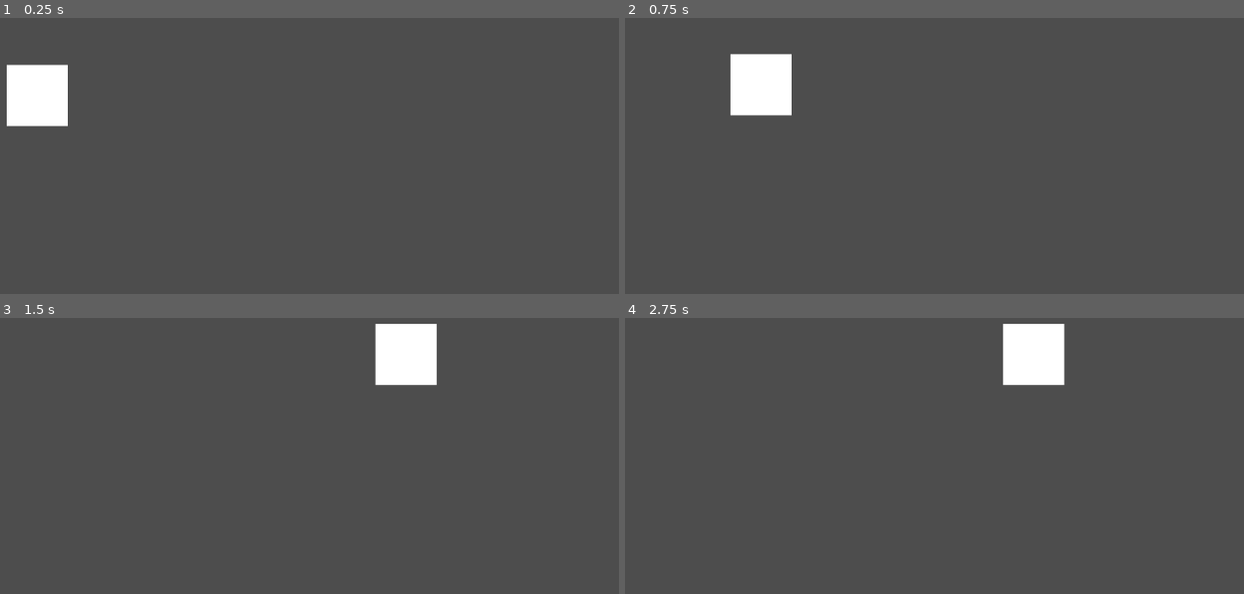
Above: before the commit, frames 1-4 (two rows, left to right).
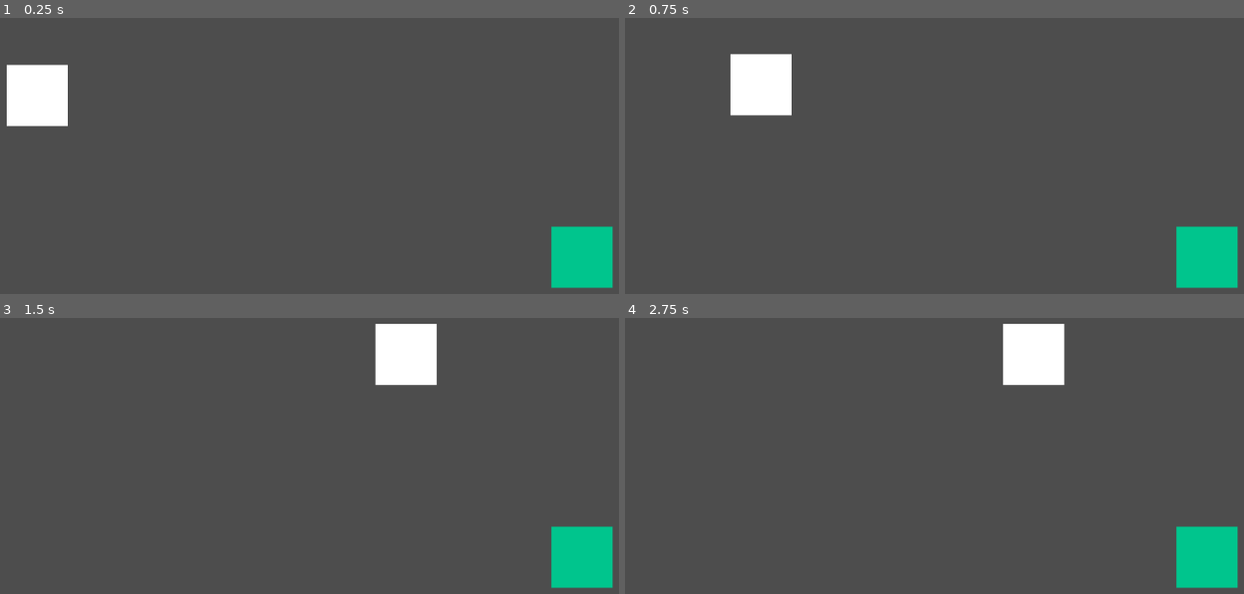
Above: after the commit, the same moments.

Repository: Shinuuuuu/BackToTheDaughter
Game: Godot game, scene res://scenes/t_testscene.tscn
Same seed, same stepped clock (60 frames per second), same inputs: the game is played once before the commit and once after it.
Inputs (mouse positions are in pixels of both pictures, inside the frame that each line leads up to):
- Up to frame 1 (0.25 s): no input
- Up to frame 2 (0.75 s): tap Enter at 0.5 s; drag from (662, 95) to (1033, 53) at 0.52 s
- Up to frame 3 (1.5 s): drag from (179, 472) to (408, 353) at 1.27 s
- Up to frame 4 (2.75 s): tap Space at 2 s; move the mouse to (1033, 353) at 2.02 s; click (1033, 353) at 2.1 s

The runs differ from the first frame. In frame 1, 2.2% of the frame differs, in the area x 89-100%, y 75-98%; in frame 2, 2.2%; in frame 3, 2.2%; in frame 4, 2.2%.

Commit message:
Updated Drag System + Added Droparea

Diff:
--- a/BackToTheDaughter-Godot/objects/DraggableObject.tscn
+++ b/BackToTheDaughter-Godot/objects/DraggableObject.tscn
@@ -1,24 +1,33 @@
-[gd_scene load_steps=4 format=3 uid="uid://dr3cqb6ix1h4i"]
+[gd_scene load_steps=6 format=3 uid="uid://dr3cqb6ix1h4i"]
 
 [ext_resource type="Script" path="res://scripts/DraggableObject.gd" id="1_pic5x"]
+
+[sub_resource type="RectangleShape2D" id="RectangleShape2D_srw7q"]
+size = Vector2(1.75, 1.75)
 
 [sub_resource type="QuadMesh" id="QuadMesh_sbjow"]
 size = Vector2(1.75, 1.75)
 
-[sub_resource type="RectangleShape2D" id="RectangleShape2D_srw7q"]
-size = Vector2(1.75, 1.75)
+[sub_resource type="Gradient" id="Gradient_nvu2x"]
+offsets = PackedFloat32Array(0)
+colors = PackedColorArray(1, 1, 1, 1)
+
+[sub_resource type="GradientTexture1D" id="GradientTexture1D_or3pq"]
+gradient = SubResource("Gradient_nvu2x")
 
 [node name="DraggableObject" type="Node2D"]
 script = ExtResource("1_pic5x")
+drag = false
 
-[node name="MeshInstance2D" type="MeshInstance2D" parent="."]
+[node name="Area2D" type="Area2D" parent="."]
 scale = Vector2(104, 104)
-mesh = SubResource("QuadMesh_sbjow")
 
-[node name="Area2D" type="Area2D" parent="MeshInstance2D"]
-
-[node name="CollisionShape2D" type="CollisionShape2D" parent="MeshInstance2D/Area2D"]
+[node name="CollisionShape2D" type="CollisionShape2D" parent="Area2D"]
 shape = SubResource("RectangleShape2D_srw7q")
 one_way_collision_margin = 0.0
 
-[connection signal="input_event" from="MeshInstance2D/Area2D" to="." method="_on_area_2d_input_event"]
+[node name="MeshInstance2D" type="MeshInstance2D" parent="Area2D"]
+mesh = SubResource("QuadMesh_sbjow")
+texture = SubResource("GradientTexture1D_or3pq")
+
+[connection signal="input_event" from="Area2D" to="." method="_on_area_2d_input_event"]
--- /dev/null
+++ b/BackToTheDaughter-Godot/objects/DropArea.tscn
@@ -0,0 +1,34 @@
+[gd_scene load_steps=6 format=3 uid="uid://b8f1tvm5p52cc"]
+
+[ext_resource type="Script" path="res://scripts/DraggableObject.gd" id="1_dxy05"]
+
+[sub_resource type="RectangleShape2D" id="RectangleShape2D_srw7q"]
+size = Vector2(1.75, 1.75)
+
+[sub_resource type="QuadMesh" id="QuadMesh_sbjow"]
+size = Vector2(1.75, 1.75)
+
+[sub_resource type="Gradient" id="Gradient_nfy7n"]
+offsets = PackedFloat32Array(0)
+colors = PackedColorArray(0, 0.775571, 0.555451, 1)
+
+[sub_resource type="GradientTexture1D" id="GradientTexture1D_fj4kt"]
+gradient = SubResource("Gradient_nfy7n")
+
+[node name="DropArea" type="Node2D"]
+script = ExtResource("1_dxy05")
+
+[node name="Area2D" type="Area2D" parent="."]
+scale = Vector2(104, 104)
+
+[node name="CollisionShape2D" type="CollisionShape2D" parent="Area2D"]
+shape = SubResource("RectangleShape2D_srw7q")
+one_way_collision_margin = 0.0
+
+[node name="MeshInstance2D" type="MeshInstance2D" parent="Area2D"]
+mesh = SubResource("QuadMesh_sbjow")
+texture = SubResource("GradientTexture1D_fj4kt")
+
+[connection signal="area_entered" from="Area2D" to="." method="_on_area_2d_area_entered"]
+[connection signal="area_exited" from="Area2D" to="." method="_on_area_2d_area_exited"]
+[connection signal="input_event" from="Area2D" to="." method="_on_area_2d_input_event"]
--- a/BackToTheDaughter-Godot/project.godot
+++ b/BackToTheDaughter-Godot/project.godot
@@ -15,9 +15,13 @@
 config/features=PackedStringArray("4.2", "Forward Plus")
 config/icon="res://icon.svg"
 
+[dotnet]
+
+project/assembly_name="BackToTheDaughter"
+
 [input]
 
-click={
+LeftMouseClick={
 "deadzone": 0.5,
 "events": [Object(InputEventMouseButton,"resource_local_to_scene":false,"resource_name":"","device":-1,"window_id":0,"a …(253 unchanged characters)…
 ]
--- a/BackToTheDaughter-Godot/scenes/t_testscene.tscn
+++ b/BackToTheDaughter-Godot/scenes/t_testscene.tscn
@@ -1,6 +1,8 @@
-[gd_scene load_steps=2 format=3 uid="uid://c0nwqeq7nsple"]
+[gd_scene load_steps=4 format=3 uid="uid://c0nwqeq7nsple"]
 
 [ext_resource type="PackedScene" uid="uid://dr3cqb6ix1h4i" path="res://objects/DraggableObject.tscn" id="1_ytxlf"]
+[ext_resource type="PackedScene" uid="uid://b8f1tvm5p52cc" path="res://objects/DropArea.tscn" id="2_qih7r"]
+[ext_resource type="Script" path="res://scripts/DropArea.gd" id="3_c31k1"]
 
 [node name="T_TestScene" type="Node2D"]
 
@@ -8,4 +10,10 @@
 zoom = Vector2(0.5, 0.5)
 
 [node name="DraggableObject" parent="." instance=ExtResource("1_ytxlf")]
+z_index = 1
 position = Vector2(-877, -162)
+drag = true
+
+[node name="DropArea" parent="." instance=ExtResource("2_qih7r")]
+position = Vector2(745, 319)
+script = ExtResource("3_c31k1")
--- a/BackToTheDaughter-Godot/scripts/DraggableObject.gd
+++ b/BackToTheDaughter-Godot/scripts/DraggableObject.gd
@@ -1,17 +1,39 @@
 extends Node2D
 
+var draggableObject = true
 var selected = false
+@export var drag = true
+
 @export var smoothValue = 25
+var canBeSelected = true
+var canBeDropped = false
 
-func _on_area_2d_input_event(viewport, event, shape_idx):
-	if Input.is_action_just_pressed("click"):
-		selected = true
+var dropArea = null
+
+func _on_area_2d_input_event(_viewport, event, _shape_idx):
+	if event is InputEventMouseButton and event.button_index == MOUSE_BUTTON_LEFT and event.pressed && canBeSelected:
+		if(drag):
+			selected = true
+		else:
+			selected = !selected
 
 func _physics_process(delta):
 	if selected:
 		global_position = lerp(global_position, get_global_mouse_position(), smoothValue * delta)
 
 func _input(event):
-	if event is InputEventMouseButton:
+	if event is InputEventMouseButton && canBeSelected:
 		if event.button_index == MOUSE_BUTTON_LEFT and not event.pressed:
-			selected = false
+			if(drag):
+				selected = false
+			if(canBeDropped):
+				dropIntoDropArea()
+
+
+func dropIntoDropArea():
+	if(dropArea != null):
+		$".".position = dropArea.position
+		canBeSelected = false
+		canBeDropped = false
+		draggableObject = false
+		print("Draggable Object Dropped...")
--- /dev/null
+++ b/BackToTheDaughter-Godot/scripts/DropArea.gd
@@ -0,0 +1,11 @@
+extends Node2D
+
+func _on_area_2d_area_entered(area):
+	if(area.get_parent().draggableObject):
+		area.get_parent().canBeDropped = true
+		area.get_parent().dropArea = $"."
+
+func _on_area_2d_area_exited(area):
+	if(area.get_parent().draggableObject):
+		area.get_parent().canBeDropped = false
+		area.get_parent().dropArea = null
Not shown, added: BackToTheDaughter-Godot/BackToTheDaughter.csproj
Not shown, added: BackToTheDaughter-Godot/BackToTheDaughter.sln
